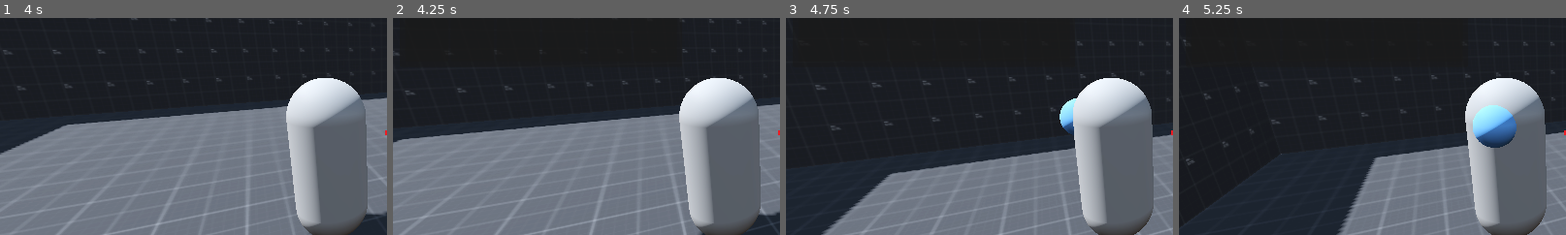
Above: before the commit, frames 1-4 (left to right).
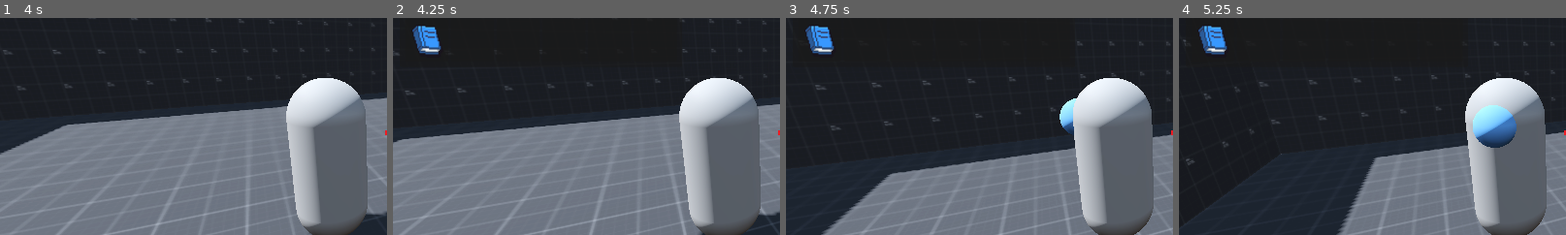
Above: after the commit, the same moments.

Repository: Zokerus/Tamera-Prototype
Game: Godot game, scene res://main.tscn
Same seed, same stepped clock (60 frames per second), same inputs: the game is played once before the commit and once after it.
Inputs (mouse positions are % of the whole screen's width and height, from its top left):
- Up to frame 1 (4 s): tap Enter (ui_accept) at 0.5, 0.77, 1.52, 3.02, 3.77 s; move the mouse to (55, 50) at 0.52 s; hold E (Interact) 0.53-1.28 s; hold W (Forward) from 0.53 s (still down); click (55, 50) at 0.8 s; move the mouse to (45, 50) at 1.27 s; click (45, 50) at 1.35 s; tap E (Interact) at 1.55, 3.05 s; move the mouse to (52, 48) at 2.02 s; hold E (Interact) 2.03-2.78 s; click (52, 48) at 2.3 s; move the mouse to (49, 52) at 2.77 s; click (49, 52) at 2.85 s; move the mouse to (57, 51) at 3.52 s; hold E (Interact) from 3.53 s (still down); click (57, 51) at 3.8 s
- Up to frame 2 (4.25 s): keep holding W (Forward); keep holding E (Interact); tap Tab (Inventory) at 4.15 s
- Up to frame 3 (4.75 s): move the mouse to (4, 8) at 4.27 s; release W (Forward) at 4.28 s; release E (Interact) at 4.28 s; hold A (Left) from 4.28 s (still down); click (4, 8) at 4.35 s; tap Enter (ui_accept) at 4.52 s; tap E (Interact) at 4.55 s
- Up to frame 4 (5.25 s): right-click (4, 8) at 4.9 s; move the mouse to (10, 8) at 5.02 s; release A (Left) at 5.03 s; hold S (Backward) from 5.03 s (still down); hold E (Interact) from 5.03 s (still down)
The pictures show only the part of the screen within x 0-50%, y 24-73%; the shares and areas given below are measured in that part.

Frame 1 is identical in both runs. In frame 2, 0.8% of the frame differs, in the area x 5-13%, y 3-17%; in frame 3, 0.8%; in frame 4, 0.8%.

Commit message:
store single item from a grabbed stack

Diff:
--- /dev/null
+++ b/Data/Items/Book.tres
@@ -0,0 +1,18 @@
+[gd_resource type="Resource" script_class="ItemData" load_steps=5 format=3 uid="uid://b88rteufic72"]
+
+[ext_resource type="PackedScene" uid="uid://bywvpcpe7l3kp" path="res://Systems/ItemSystem/Interactable/wood.tscn" id="1_1nxsh"]
+[ext_resource type="Texture2D" uid="uid://bpeslnelnlpb1" path="res://Data/Material/UI/ItemIcons.png" id="2_0b1qr"]
+[ext_resource type="Script" path="res://Systems/ItemSystem/Items/ItemData.gd" id="3_py3cc"]
+
+[sub_resource type="AtlasTexture" id="AtlasTexture_yvumm"]
+atlas = ExtResource("2_0b1qr")
+region = Rect2(0, 416, 32, 32)
+
+[resource]
+script = ExtResource("3_py3cc")
+Name = "Book"
+Description = "A old Book with a lot of knowledge froim the old world."
+Value = 150
+Stackable = true
+Icon = SubResource("AtlasTexture_yvumm")
+Body = ExtResource("1_1nxsh")
--- a/Data/Items/Wood.tres
+++ b/Data/Items/Wood.tres
@@ -1,13 +1,18 @@
-[gd_resource type="Resource" script_class="ItemData" load_steps=4 format=3 uid="uid://oxle7vktypmx"]
+[gd_resource type="Resource" script_class="ItemData" load_steps=5 format=3 uid="uid://oxle7vktypmx"]
 
 [ext_resource type="PackedScene" uid="uid://bywvpcpe7l3kp" path="res://Systems/ItemSystem/Interactable/wood.tscn" id="1_010yg"]
-[ext_resource type="Texture2D" uid="uid://ouc5e6taul3p" path="res://Data/Material/UI/ItemsIcons.tres" id="1_jt3n5"]
 [ext_resource type="Script" path="res://Systems/ItemSystem/Items/ItemData.gd" id="1_knf2o"]
+[ext_resource type="Texture2D" uid="uid://bpeslnelnlpb1" path="res://Data/Material/UI/ItemIcons.png" id="2_lswy2"]
+
+[sub_resource type="AtlasTexture" id="AtlasTexture_d3qr3"]
+atlas = ExtResource("2_lswy2")
+region = Rect2(0, 544, 32, 32)
 
 [resource]
 script = ExtResource("1_knf2o")
 Name = "Wood"
 Description = "A chunk of wood to craft, light a fire or construct buildings."
 Value = 5
-Icon = ExtResource("1_jt3n5")
+Stackable = true
+Icon = SubResource("AtlasTexture_d3qr3")
 Body = ExtResource("1_010yg")
--- a/Data/Material/UI/ItemsIcons.tres
+++ b/Data/Material/UI/ItemsIcons.tres
@@ -4,4 +4,4 @@
 
 [resource]
 atlas = ExtResource("1_gtfxt")
-region = Rect2(0, 544, 32, 32)
+region = Rect2(0, 416, 32, 32)
--- a/GUI/InventoryInterface/inventory_interface.gd
+++ b/GUI/InventoryInterface/inventory_interface.gd
@@ -22,10 +22,15 @@
 	else:
 		grabbed_slot.hide()
 
-func on_inventory_interact(inventory_data: InventoryData, index: int, button: int)-> void:
-	if grabbed_slot_data == null and button == MOUSE_BUTTON_LEFT:
-		grabbed_slot_data = inventory_data.grab_slot_data(index)
-	elif grabbed_slot_data != null and button == MOUSE_BUTTON_LEFT:
-		grabbed_slot_data = inventory_data.drop_slot_data(grabbed_slot_data, index)
-
+func on_inventory_interact(inventory_data: InventoryData, index: int, event: InputEvent)-> void:
+	if event.is_action_pressed("UI_Interact"):
+		if grabbed_slot_data == null:
+			grabbed_slot_data = inventory_data.grab_slot_data(index)
+		else:
+			grabbed_slot_data = inventory_data.drop_slot_data(grabbed_slot_data, index)
+	elif event.is_action_pressed("UI_Option"):
+		if grabbed_slot_data == null:
+			pass
+		else:
+			grabbed_slot_data = inventory_data.drop_single_slot_data(grabbed_slot_data, index)
 	set_grabbed_slot()
--- a/SaveGame/test_inventory.tres
+++ b/SaveGame/test_inventory.tres
@@ -1,8 +1,9 @@
-[gd_resource type="Resource" script_class="InventoryData" load_steps=6 format=3 uid="uid://dsmlm2fej0n8d"]
+[gd_resource type="Resource" script_class="InventoryData" load_steps=8 format=3 uid="uid://dsmlm2fej0n8d"]
 
 [ext_resource type="Script" path="res://Systems/ItemSystem/Inventory/InventoryData.gd" id="1_ev3h5"]
 [ext_resource type="Script" path="res://Systems/ItemSystem/Inventory/SlotData.gd" id="2_x4ibk"]
 [ext_resource type="Resource" uid="uid://oxle7vktypmx" path="res://Data/Items/Wood.tres" id="3_p5fag"]
+[ext_resource type="Resource" uid="uid://b88rteufic72" path="res://Data/Items/Book.tres" id="4_svs21"]
 
 [sub_resource type="Resource" id="Resource_mbggn"]
 script = ExtResource("2_x4ibk")
@@ -14,6 +15,11 @@
 item_data = ExtResource("3_p5fag")
 quantity = 3
 
+[sub_resource type="Resource" id="Resource_yhi1u"]
+script = ExtResource("2_x4ibk")
+item_data = ExtResource("4_svs21")
+quantity = 1
+
 [resource]
 script = ExtResource("1_ev3h5")
-slot_data = Array[ExtResource("2_x4ibk")]([null, null, SubResource("Resource_mbggn"), null, null, SubResource("Resource_pqtat"), null, null, null, null, null, null, null, null, null, null, null, null])
+slot_data = Array[ExtResource("2_x4ibk")]([null, null, SubResource("Resource_mbggn"), null, null, SubResource("Resource_pqtat"), null, null, null, null, null, null, SubResource("Resource_yhi1u"), null, null, null, null, null])
--- a/Systems/ItemSystem/Inventory/InventoryData.gd
+++ b/Systems/ItemSystem/Inventory/InventoryData.gd
@@ -3,11 +3,11 @@
 
 @export var slot_data: Array[SlotData]
 
-signal inventory_interact(inventory_data: InventoryData, index: int, button: int)
+signal inventory_interact(inventory_data: InventoryData, index: int, event: InputEvent)
 signal inventory_updated(inventory_data)
 
-func on_slot_clicked(index: int, button: int)-> void:
-	inventory_interact.emit(self, index, button)
+func on_slot_clicked(index: int, event: InputEvent)-> void:
+	inventory_interact.emit(self, index, event)
 
 func grab_slot_data(index: int)-> SlotData:
 	var data: SlotData = slot_data[index]
@@ -28,6 +28,20 @@
 	else:
 		slot_data[index] = grabbed_data
 
+	inventory_updated.emit(self)
+	return data
+
+func drop_single_slot_data(grabbed_data: SlotData, index: int)-> SlotData:
+	var data: SlotData = slot_data[index]
+
+	if data == null:
+		slot_data[index] = grabbed_data.create_single_slot_data()
+	elif data != null and slot_data[index].can_merge_with(grabbed_data):
+		slot_data[index].quantity += 1
+		grabbed_data.quantity -= 1
 
 	inventory_updated.emit(self)
-	return data
+	if grabbed_data.quantity > 0:
+		return grabbed_data
+	else:
+		return null
--- a/Systems/ItemSystem/Inventory/SlotData.gd
+++ b/Systems/ItemSystem/Inventory/SlotData.gd
@@ -14,3 +14,10 @@
 
 func merge(other_data: SlotData)-> void:
 	quantity += other_data.quantity
+
+func create_single_slot_data() -> SlotData:
+	var new_data: SlotData = duplicate()
+	new_data.quantity = 1
+	quantity -= 1
+
+	return new_data
--- a/Systems/ItemSystem/Inventory/slot.gd
+++ b/Systems/ItemSystem/Inventory/slot.gd
@@ -4,7 +4,7 @@
 @onready var texture_rect: TextureRect = $MarginContainer/TextureRect
 @onready var lbl_quantity: Label = $lblQuantity
 
-signal slot_clicked(index: int, button: int)
+signal slot_clicked(index: int, event: InputEvent)
 
 func set_slot_data(data: SlotData)-> void:
 	texture_rect.texture = data.item_data.Icon
@@ -17,5 +17,6 @@
 		lbl_quantity.hide()
 
 func _on_gui_input(event: InputEvent) -> void:
-	if event is InputEventMouseButton and (event.button_index == MOUSE_BUTTON_LEFT or event.button_index == MOUSE_BUTTON_RIGHT) and event.is_pressed():
-		slot_clicked.emit(get_index(), event.button_index)
+	#if event is InputEventMouseButton and (event.button_index == MOUSE_BUTTON_LEFT or event.button_index == MOUSE_BUTTON_RIGHT) and event.is_pressed():
+	if event.is_action_pressed("UI_Interact") or event.is_action_pressed("UI_Option") or event.is_action_pressed("UI_Interact_CTRL") or event.is_action_pressed("UI_Interact_SHIFT"):
+		slot_clicked.emit(get_index(), event)
--- a/project.godot
+++ b/project.godot
@@ -65,6 +65,26 @@
 , Object(InputEventKey,"resource_local_to_scene":false,"resource_name":"","device":-1,"window_id":0,"alt_pressed":false …(183 unchanged characters)…
 ]
 }
+UI_Interact={
+"deadzone": 0.5,
+"events": [Object(InputEventMouseButton,"resource_local_to_scene":false,"resource_name":"","device":-1,"window_id":0,"alt_pressed":false,"shift_pressed":false,"ctrl_pressed":false,"meta_pressed":false,"button_mask":0,"position":Vector2(0, 0),"global_position":Vector2(0, 0),"factor":1.0,"button_index":1,"canceled":false,"pressed":false,"double_click":false,"script":null)
+]
+}
+UI_Option={
+"deadzone": 0.5,
+"events": [Object(InputEventMouseButton,"resource_local_to_scene":false,"resource_name":"","device":-1,"window_id":0,"alt_pressed":false,"shift_pressed":false,"ctrl_pressed":false,"meta_pressed":false,"button_mask":2,"position":Vector2(66, 18),"global_position":Vector2(75, 64),"factor":1.0,"button_index":2,"canceled":false,"pressed":true,"double_click":false,"script":null)
+]
+}
+UI_Interact_CTRL={
+"deadzone": 0.5,
+"events": [Object(InputEventMouseButton,"resource_local_to_scene":false,"resource_name":"","device":-1,"window_id":0,"command_or_control_autoremap":true,"alt_pressed":false,"shift_pressed":false,"button_mask":1,"position":Vector2(150, 13),"global_position":Vector2(159, 59),"factor":1.0,"button_index":1,"canceled":false,"pressed":true,"double_click":false,"script":null)
+]
+}
+UI_Interact_SHIFT={
+"deadzone": 0.5,
+"events": [Object(InputEventMouseButton,"resource_local_to_scene":false,"resource_name":"","device":-1,"window_id":0,"alt_pressed":false,"shift_pressed":true,"ctrl_pressed":false,"meta_pressed":false,"button_mask":1,"position":Vector2(120, 15),"global_position":Vector2(129, 61),"factor":1.0,"button_index":1,"canceled":false,"pressed":true,"double_click":false,"script":null)
+]
+}
 
 [layer_names]
 
